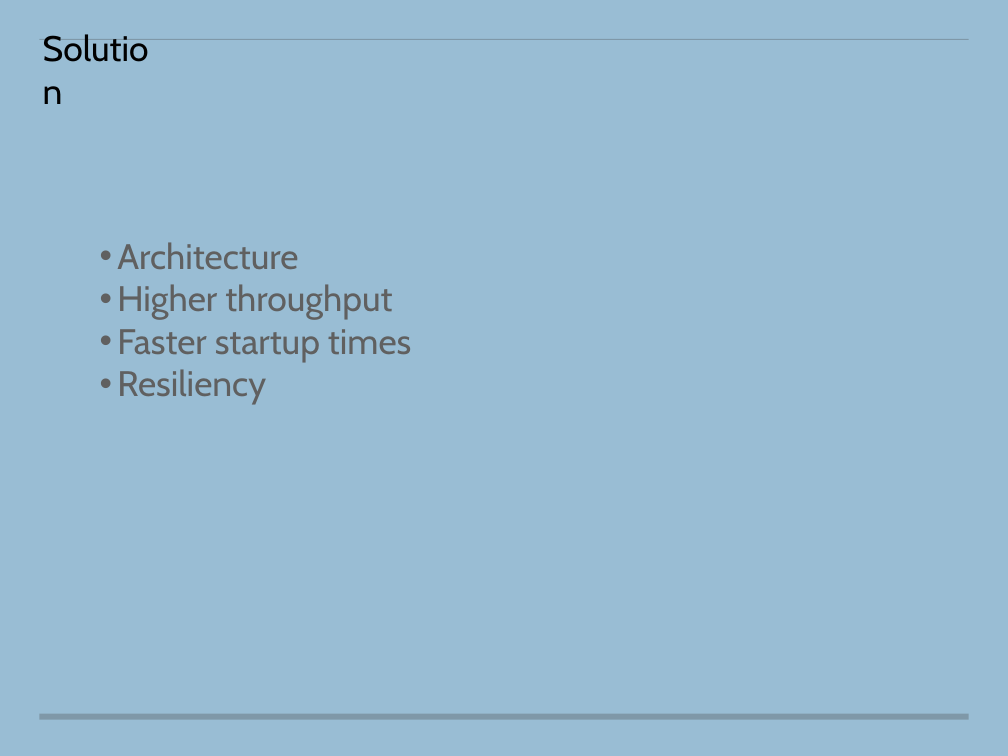
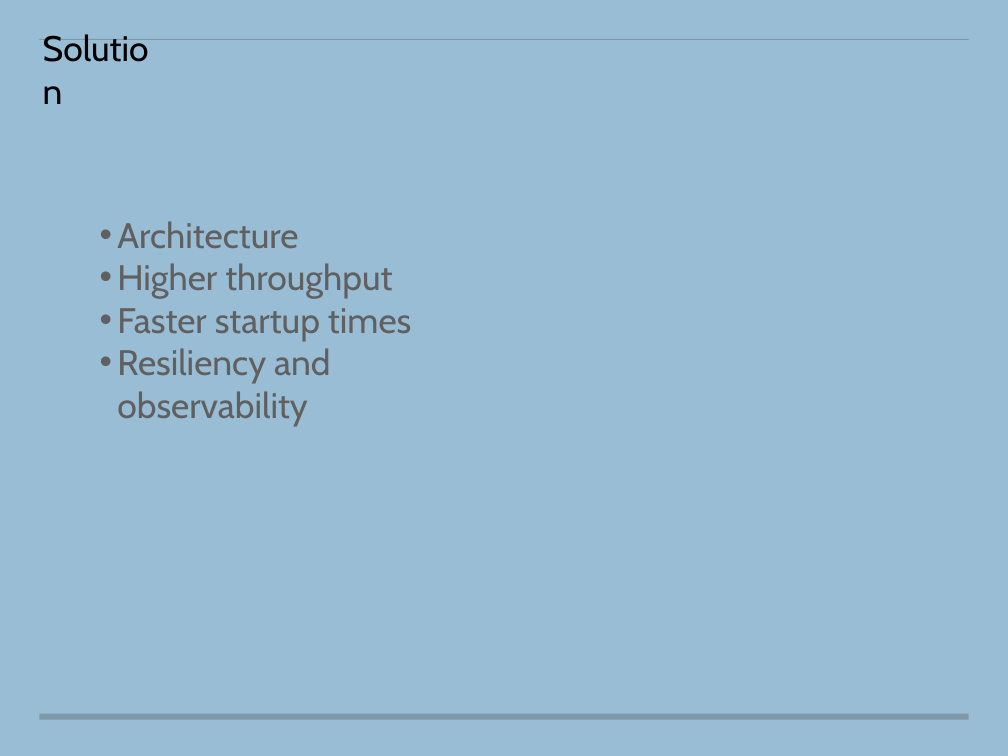
Before and after one commit to ankur4u007/keynotes, a slide deck: slide 7 of blrkotlin-1-8-2020/blrkotlin-1-8-2020.pptx. Drawn at 1008x756 pixels with LibreOffice and Linux fonts; fonts in the diff are those of the drawing. Boxes give left, top, right and bottom in pixels: in the first picture for what was removed or moved away, otherwise in the second. Text is boxed around its words. In the diff, an @@ line names an element or a change of style, - is before the commit and + after.

```diff
--- a/blrkotlin-1-8-2020/blrkotlin-1-8-2020.pptx
+++ b/blrkotlin-1-8-2020/blrkotlin-1-8-2020.pptx
@@ text at (117,348,330,426): text changed @@
-• Resiliency
+• Resiliency and observability
```
Also in this commit, not shown: 2 other slides changed, 3 slides added, 1 slide removed.
